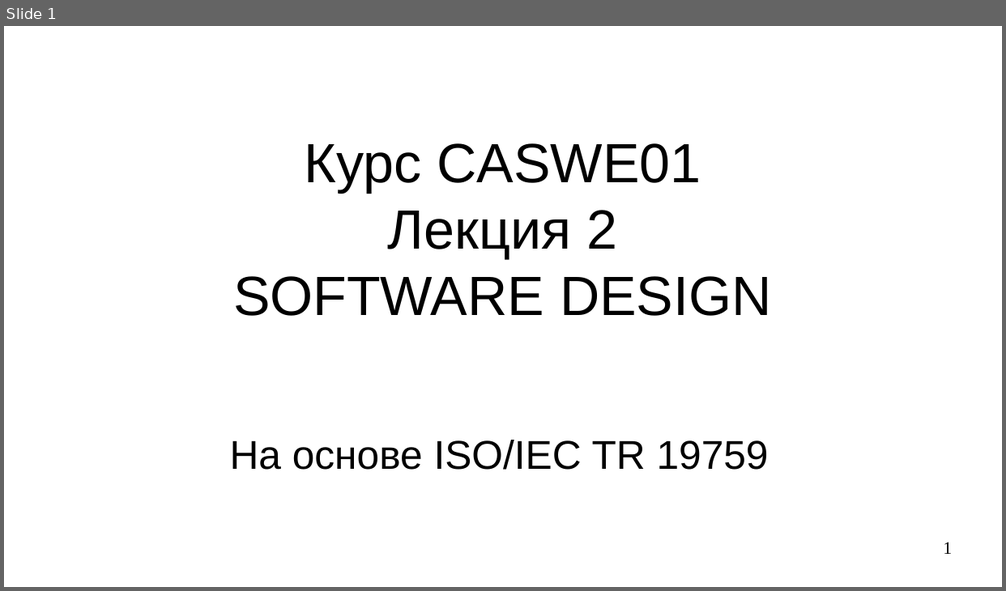
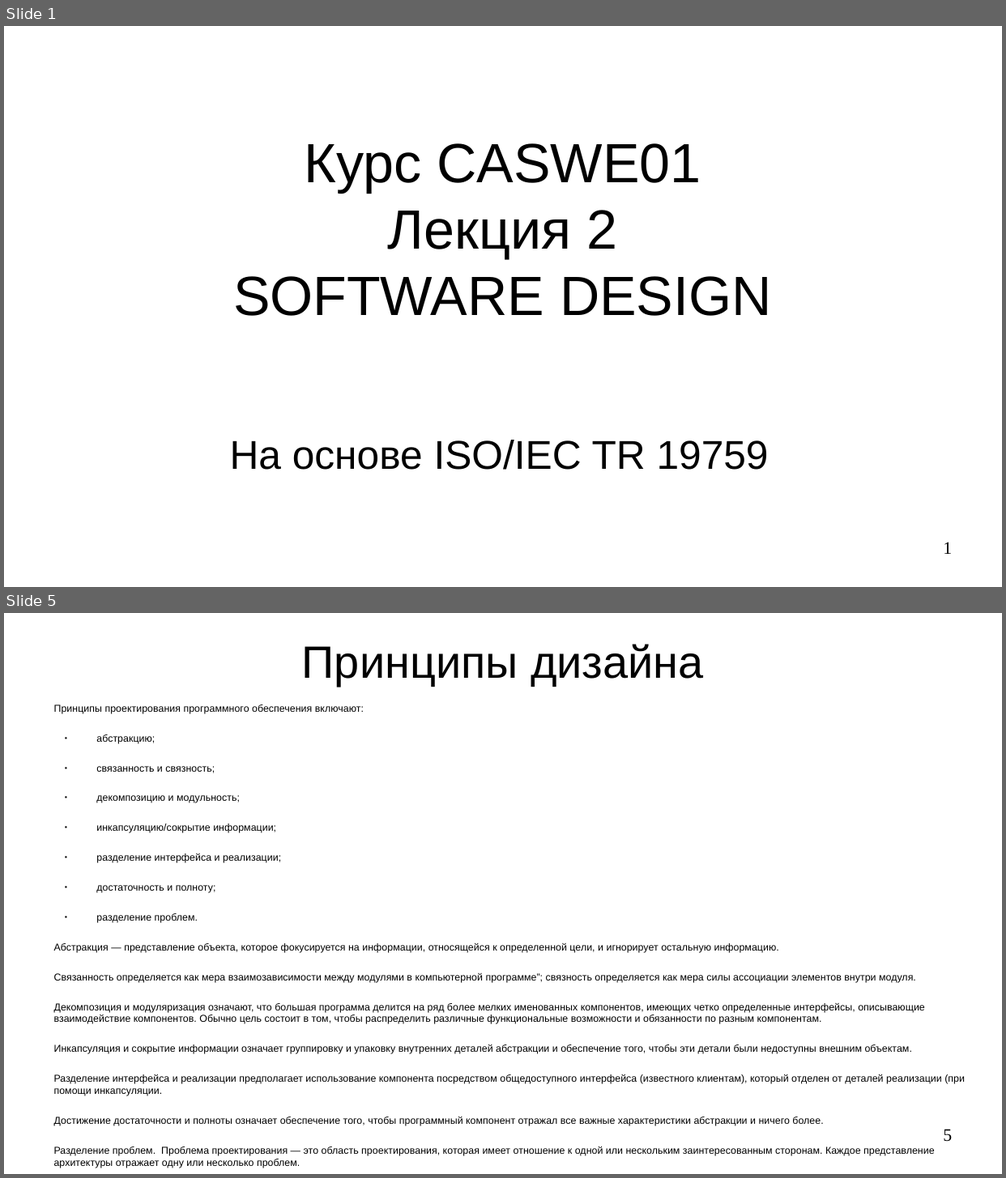
Before and after one commit to steelcraft/stud-lab, a slide deck: Лекции/CASWE01#L2.odp. Shown one above the other, each under a label of ours: slide 1 before the commit, slides 1 and 5 after it; the slides between them are not shown. The pictures are 1006x591 and 1006x1178 pixels, drawn with LibreOffice and Linux fonts; fonts in the diff are those of the drawing. Boxes give left, top, right and bottom in pixels: in the first picture for what was removed or moved away, otherwise in the second. Text is boxed around its words. In the diff, an @@ line names an element or a change of style, - is before the commit and + after.

Commit message:
Добавлены принципы дизайна

```diff
--- a/Лекции/CASWE01#L2.odp
+++ b/Лекции/CASWE01#L2.odp
@@ slide 5 added at [4,613,1002,1174], background #FFFFFF @@
@@ title added at [302,644,704,686], 36 pt, text #000000 @@
+Принципы дизайна
@@ text added at [54,705,965,1157], 8 pt, text #000000 @@
+Принципы проектирования программного обеспечения включают:
+● абстракцию;
+● связанность и связность;
+● декомпозицию и модульность;
+● инкапсуляцию/сокрытие информации;
+● разделение интерфейса и реализации;
+● достаточность и полноту;
+● разделение проблем.
+Абстракция — представление объекта, которое фокусируется на информации, относящейся к определенной цели, и игнорирует остальную информацию.
+Связанность определяется как мера взаимозависимости между модулями в компьютерной программе”; связность определяется как мера силы ассоциации элементов внутри модуля.
+Декомпозиция и модуляризация означают, что большая программа делится на ряд более мелких именованных компонентов, имеющих четко определенные интерфейсы, описывающие взаимодействие компонентов. Обычно цель состоит в том, чтобы распределить различные функциональные возможности и обязанности по разным компонентам.
+Инкапсуляция и сокрытие информации означает группировку и упаковку внутренних деталей абстракции и обеспечение того, чтобы эти детали были недоступны внешним объектам.
+Разделение интерфейса и реализации предполагает использование компонента посредством общедоступного интерфейса (известного клиентам), который отделен от деталей реализации (при помощи инкапсуляции.
+Достижение достаточности и полноты означает обеспечение того, чтобы программный компонент отражал все важные характеристики абстракции и ничего более.
+Разделение проблем. Проблема проектирования — это область проектирования, которая имеет отношение к одной или нескольким заинтересованным сторонам. Каждое представление архитектуры отражает одну или несколько проблем.
@@ page number added at [943,1129,952,1142], 14 pt, text #000000 @@
+5
```
Also in this commit, not shown: 3 other slides added.
